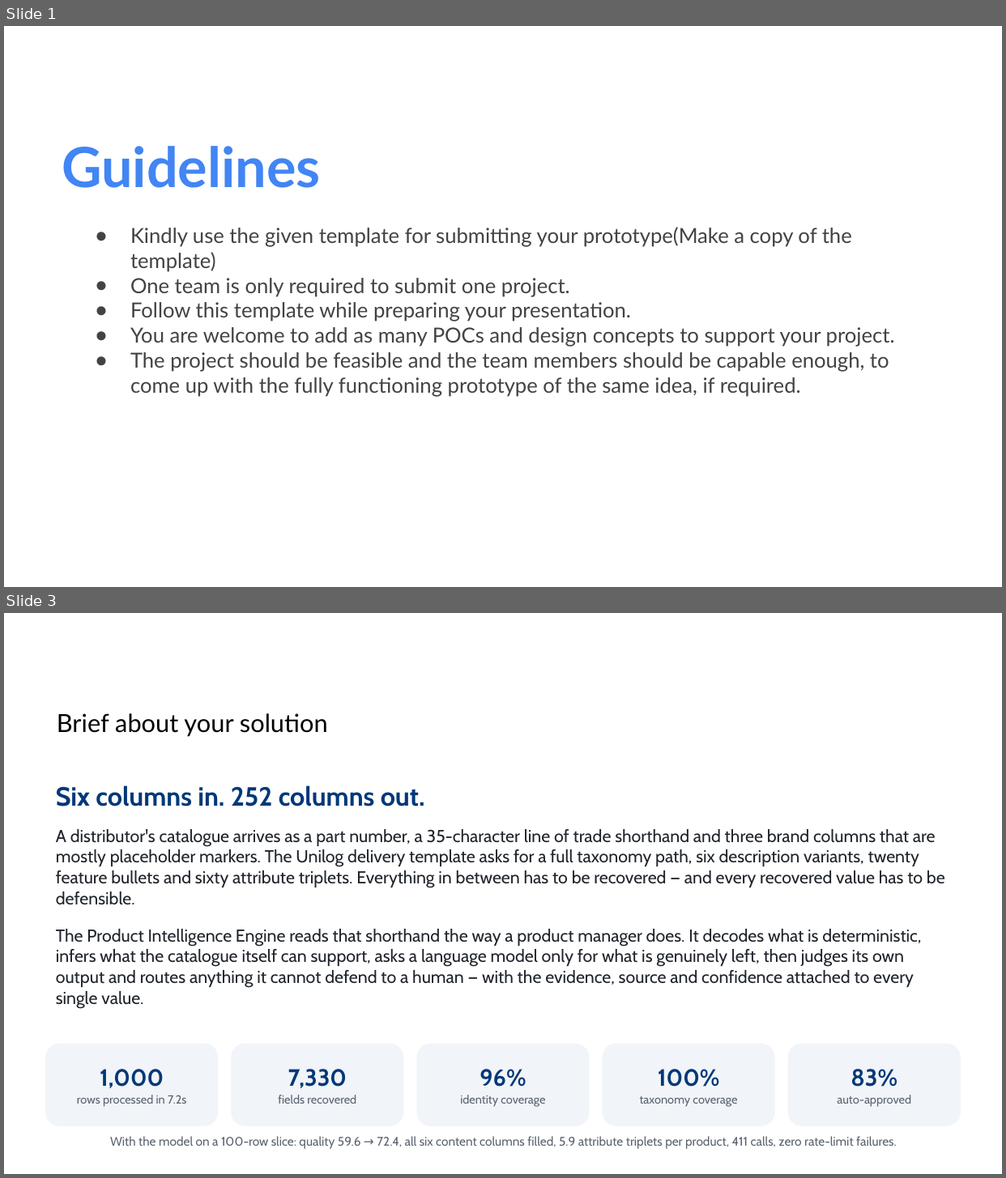
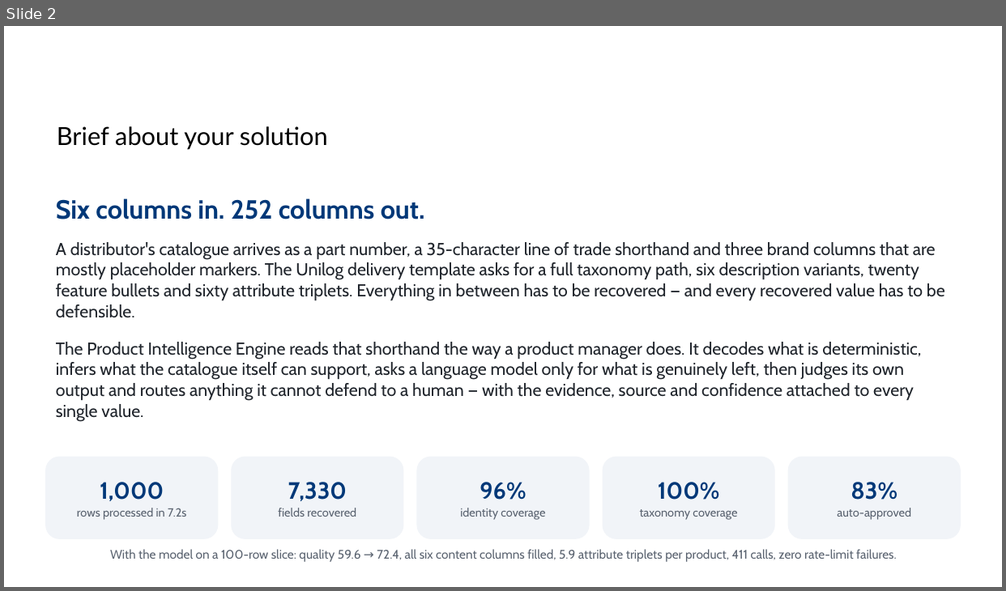
Before and after one commit to ishaan-sandhwar/product-intelligence-engine, a slide deck: UniHack_Prototype_Deck.pptx. Shown one above the other, each under a label of ours: slides 1 and 3 before the commit, slide 2 after it; the slides between them are not shown. The pictures are 1006x1178 and 1006x591 pixels, drawn with LibreOffice and Linux fonts; fonts in the diff are those of the drawing; background and template pictures are left out. Boxes give left, top, right and bottom in pixels: in the first picture for what was removed or moved away, otherwise in the second. Text is boxed around its words. In the diff, an @@ line names an element or a change of style, - is before the commit and + after.

Commit message:
chore: drop artefacts that are not source from the repo
- docs/deck_preview: slide renders used only to proof the deck locally.
- The blank challenge template: 5.8 MB, and the filled deck supersedes it.
- schemas/attributes_industrial.json: dead since the schema moved to the
  building-products taxonomy, referenced by nothing.

Also vacuums the committed catalogue snapshot.

```diff
--- a/UniHack_Prototype_Deck.pptx
+++ b/UniHack_Prototype_Deck.pptx
@@ slide 1 removed at (4,26,1002,587), background picture (left out) @@
@@ text removed at (62,146,321,188) @@
-Guidelines
@@ text removed at (130,227,895,397) @@
-● Kindly use the given template for submitting your prototype(Make a copy of the template)
-● One team is only required to submit one project.
-● Follow this template while preparing your presentation.
-● You are welcome to add as many POCs and design concepts to support your project.
-● The project should be feasible and the team members should be capable enough, to come up with the fully functioning prototype of the same idea, if required.
@@ what was slide 3 is now slide 2 @@
```
Also in this commit, not shown: 5 slides changed, 1 other slide removed, 13 other files.
